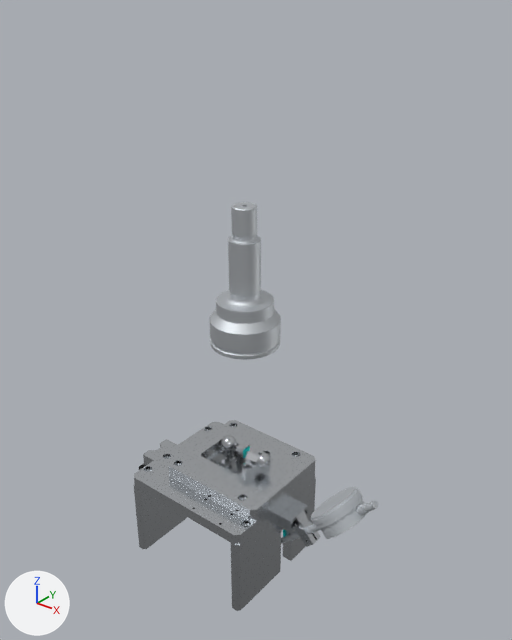
A saved change to the glTF model CJ_OUTERRACE/VC_/VC_.glb.
One viewpoint serves both versions: a 50 mm lens placed at (0.412, -0.486, 0.6), pointed at (0.02, 0.004, 0.296). The axes (+X, +Y, +Z) are drawn at lower left. The lights are the same throughout. The first picture is the older version. Where no turn or scale is listed for an object, it has been applied to the vertices.

Objects in the first picture: 'CJ 79 외륜', 'VC_.006', 'VC_.015', 'VC_.016', 'VC_.017', 'VC_.023', 'VC_.024' and 6 more.
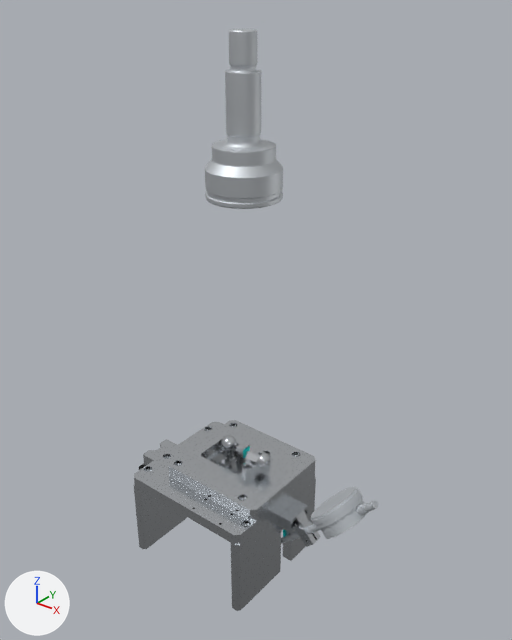
Pixel boxes (x1, y1, x2, y2) of what changed, in the pictures (512 x 640 px):
'CJ 79 외륜', moved: before (209, 202, 281, 360); after (205, 29, 283, 209)

Patch to the scene script:
```diff
--- a/CJ_OUTERRACE/VC_/VC_.glb.py
+++ b/CJ_OUTERRACE/VC_/VC_.glb.py
@@ ob_cj_79_외륜 @@
 ob_cj_79_외륜 = bpy.data.objects.new('CJ 79 외륜', me_cj_79_외륜)
-ob_cj_79_외륜.location = (0.0, 0.0, 0.15)
+ob_cj_79_외륜.location = (0.0, 0.0, 0.3)
```
